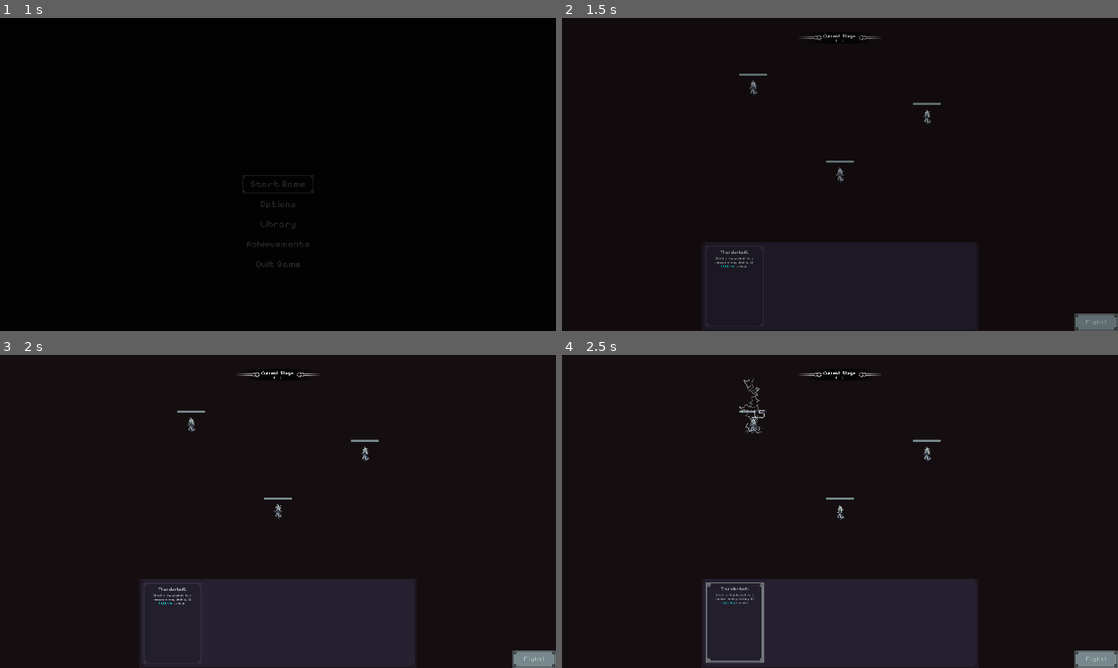
Above: before the commit, frames 1-4 (two rows, left to right).
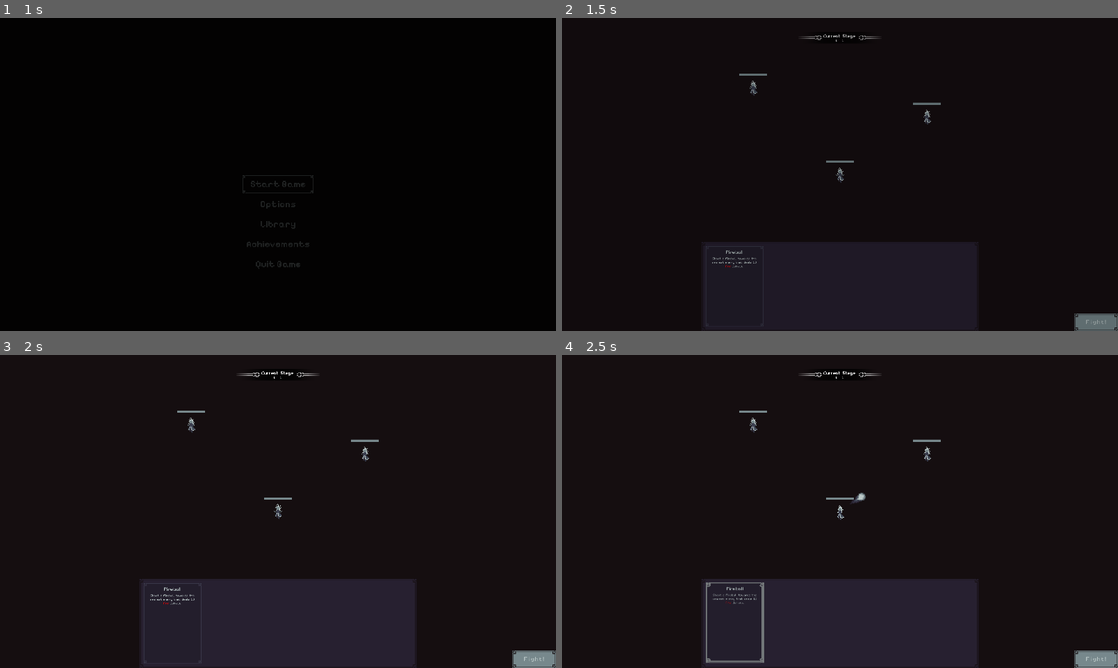
Above: after the commit, the same moments.

Repository: Jelmerrr/Grimoire
Game: Godot game, scene res://Scenes/TitleScreenScene.tscn
The game is run twice, just before and just after one commit, with the same random seed, the same clock (stepped at 60 frames per second) and the same inputs.
Inputs:
- Up to frame 1 (1 s): click "Start Game" at 0.5 s
- Up to frame 2 (1.5 s): click "Fight!" at 1.25 s
- Up to frame 3 (2 s): no input
- Up to frame 4 (2.5 s): click "Fight!" at 2 s

Frame 1 is identical in both runs. In frame 2, 0.1% of the frame differs, in the area x 27-35%, y 74-80%; in frame 3, 0.1%; in frame 4, 0.3%, in the area x 27-55%, y 7-80%.

Commit message:
Surely this fixes the camera bug copium

Diff:
--- a/Scripts/Controllers/BoardSceneController.gd
+++ b/Scripts/Controllers/BoardSceneController.gd
@@ -13,4 +13,4 @@
 
 # Called every frame. 'delta' is the elapsed time since the previous frame.
 func _process(delta: float) -> void:
-	pass
+	camera_2d.make_current() #Surely this will fix the camera issue copium
--- a/Scripts/Controllers/GrimoireController.gd
+++ b/Scripts/Controllers/GrimoireController.gd
@@ -15,8 +15,8 @@
 
 
 func initpages() -> void:
-	#SignalBus.Add_Page.emit(preload("uid://bmvokbotxdoyw"))
-	SignalBus.Add_Page.emit(preload("uid://fsehssw35cdq"))
+	SignalBus.Add_Page.emit(preload("uid://bmvokbotxdoyw")) #Fireball
+	#SignalBus.Add_Page.emit(preload("uid://fsehssw35cdq")) #Thunderbolt
 
 func Add_Page(Page: PageResource) -> void:
 	UtilsGlobalVariables.playerGrimoire.Pages.append(Page)
